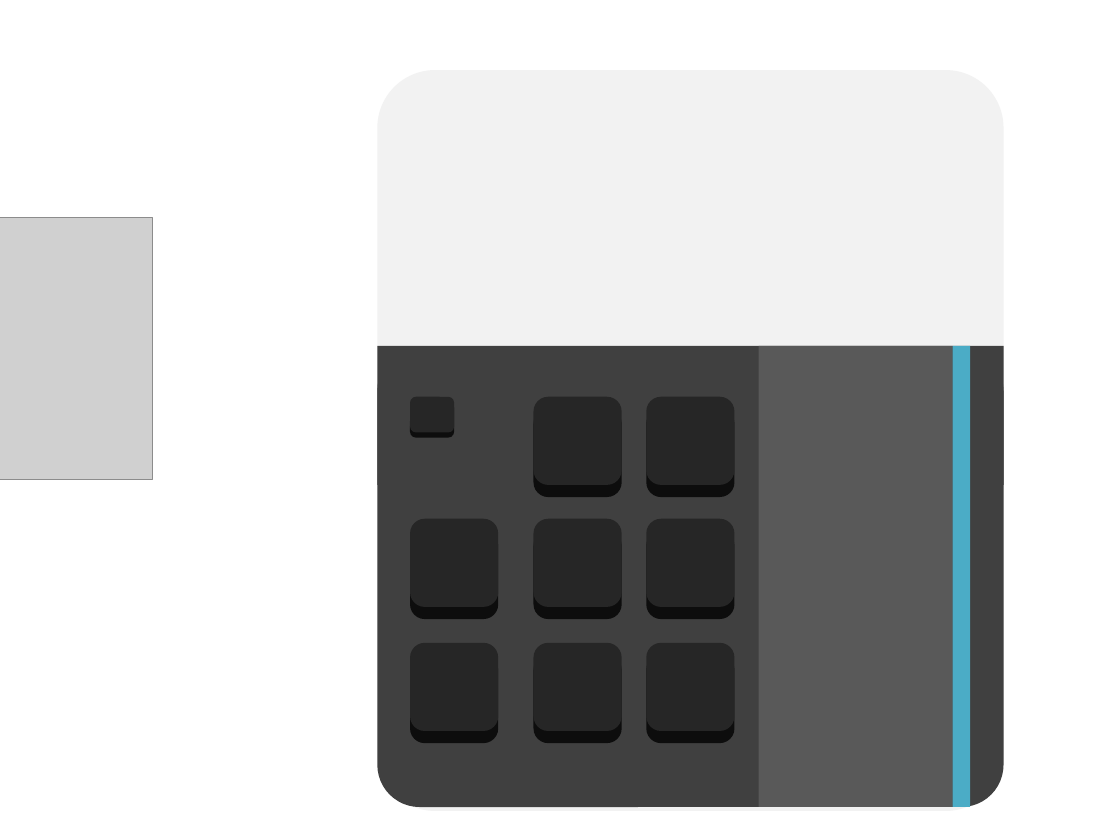
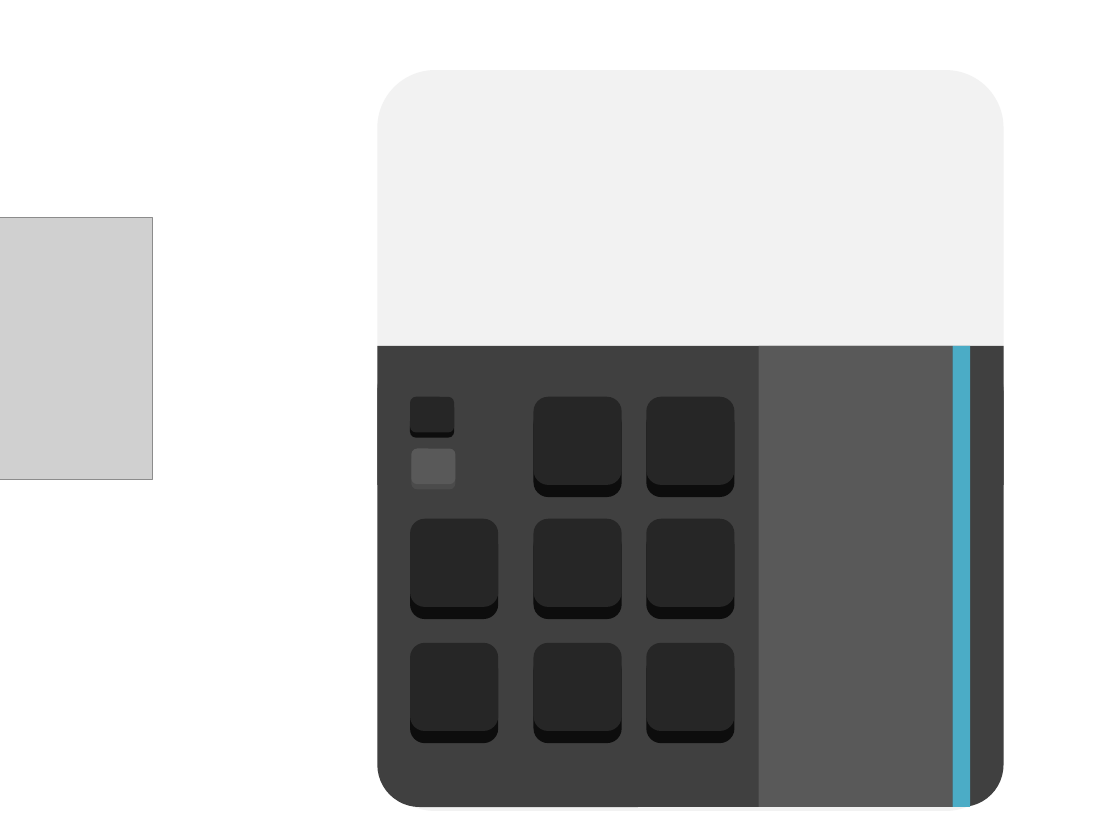
Before and after one commit to VrRms/apCalculadora, a slide deck: slide 1 of modelo.pptx. Drawn at 1120x840 pixels with LibreOffice and Linux fonts; fonts in the diff are those of the drawing; grey boxes stand for pictures. Boxes give left, top, right and bottom in pixels: in the first picture for what was removed or moved away, otherwise in the second. Text is boxed around its words. In the diff, an @@ line names an element or a change of style, - is before the commit and + after.

```diff
--- a/modelo.pptx
+++ b/modelo.pptx
@@ rounded rectangle added at (411, 448, 455, 484), fill #595959 @@
@@ rounded rectangle added at (411, 454, 455, 489), fill #4B4B4B @@
```
Also in this commit, not shown: 3 other files.
